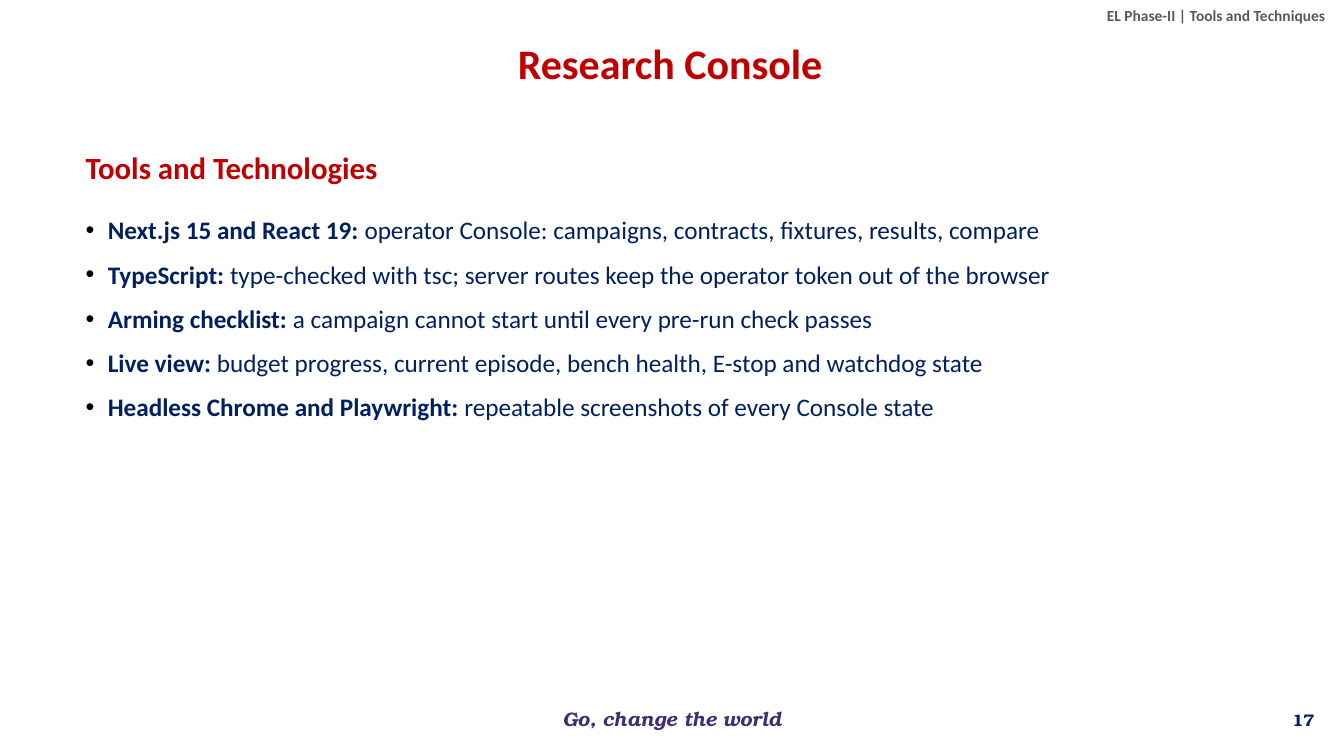
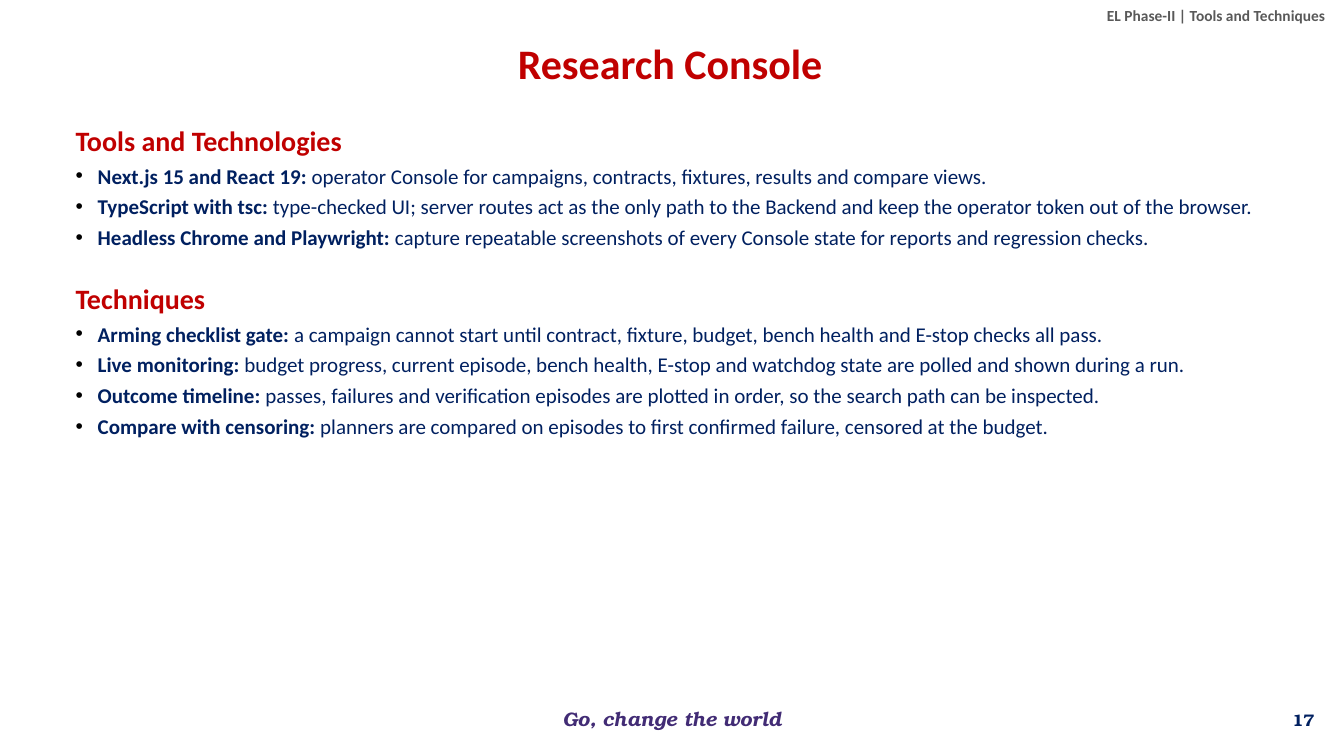
Before and after one commit to overclocked-2124/ChipCheck, a slide deck: slide 17 of docs/presentation/AI-Driven Adaptive Physical Testing for Embedded Systems - Phase 2.pptx. Drawn at 1344x756 pixels with LibreOffice and Linux fonts; fonts in the diff are those of the drawing; background and template pictures are left out. Boxes give left, top, right and bottom in pixels: in the first picture for what was removed or moved away, otherwise in the second. Text is boxed around its words. In the diff, an @@ line names an element or a change of style, - is before the commit and + after.

```diff
--- a/docs/presentation/AI-Driven Adaptive Physical Testing for Embedded Systems - Phase 2.pptx
+++ b/docs/presentation/AI-Driven Adaptive Physical Testing for Embedded Systems - Phase 2.pptx
@@ text at (76,131,1252,438): text changed; size 18 to 15 pt @@
-• Next.js 15 and React 19: operator Console: campaigns, contracts, fixtures, results, compare
-• TypeScript: type-checked with tsc; server routes keep the operator token out of the browser
-• Arming checklist: a campaign cannot start until every pre-run check passes
-• Live view: budget progress, current episode, bench health, E-stop and watchdog state
-• Headless Chrome and Playwright: repeatable screenshots of every Console state
+Tools and Technologies
+• Next.js 15 and React 19: operator Console for campaigns, contracts, fixtures, results and compare views.
+• TypeScript with tsc: type-checked UI; server routes act as the only path to the Backend and keep the operator token out of the browser.
+• Headless Chrome and Playwright: capture repeatable screenshots of every Console state for reports and regression checks.
+Techniques
+• Arming checklist gate: a campaign cannot start until contract, fixture, budget, bench health and E-stop checks all pass.
+• Live monitoring: budget progress, current episode, bench health, E-stop and watchdog state are polled and shown during a run.
+• Outcome timeline: passes, failures and verification episodes are plotted in order, so the search path can be inspected.
+• Compare with censoring: planners are compared on episodes to first confirmed failure, censored at the budget.
@@ text removed at (86,157,377,185) @@
-Tools and Technologies
```
Also in this commit, not shown: 2 other slides changed.
